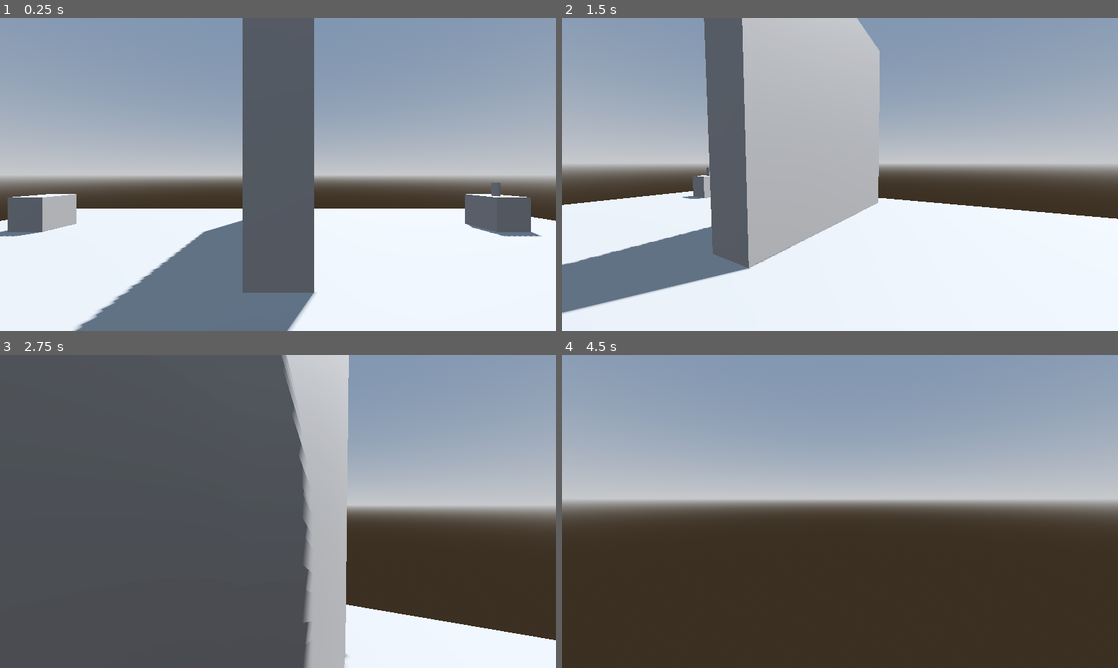
Above: before the commit, frames 1-4 (two rows, left to right).
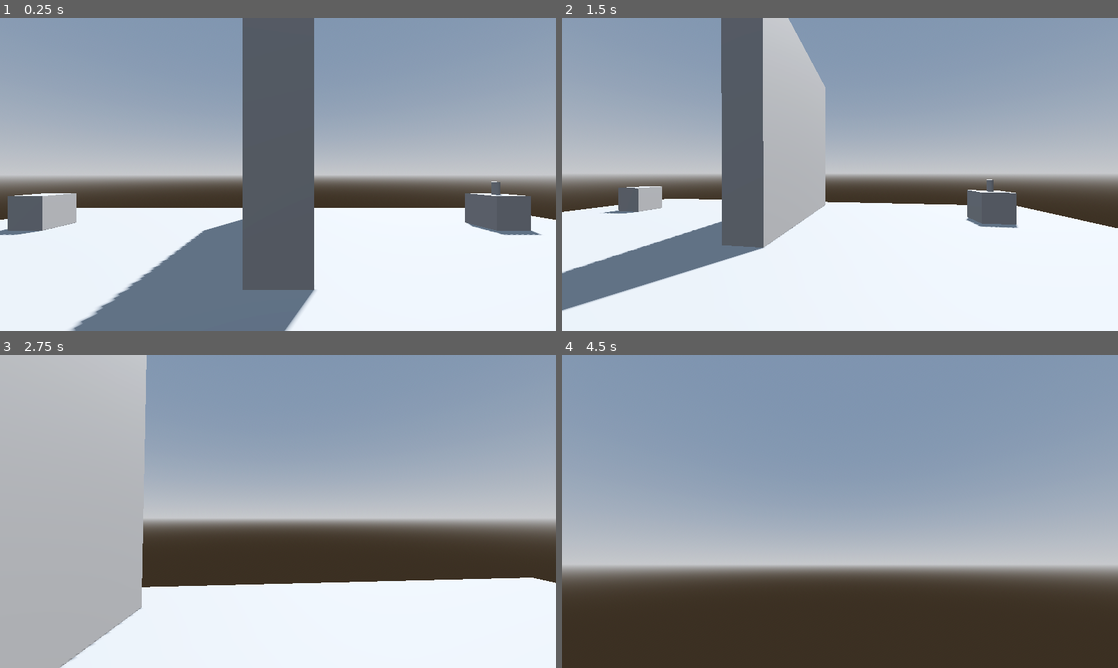
Above: after the commit, the same moments.

Repository: Mendi03/creepy_object_movement
Game: Godot game, scene res://Scenes/3d_level.tscn
Two runs of this game, one before a commit and one after it. Both use one fixed random seed, a clock stepped at 60 frames per second and the inputs below. The project has no main scene, so this scene is started directly.
Inputs (mouse positions are in pixels of both pictures, inside the frame that each line leads up to):
- Up to frame 1 (0.25 s): no input
- Up to frame 2 (1.5 s): tap Enter (ui_accept) at 0.5, 0.77 s; move the mouse to (962, 158) at 0.52 s; hold D (right) 0.53-1.28 s; click (962, 158) at 0.67 s; move the mouse to (812, 174) at 1.27 s; hold W (forward) from 1.28 s (still down)
- Up to frame 3 (2.75 s): keep holding W (forward); tap Enter (ui_accept) at 1.52 s; move the mouse to (289, 505) at 2.02 s
- Up to frame 4 (4.5 s): move the mouse to (834, 517) at 2.77 s; tap Enter (ui_accept) at 3.02, 3.77, 4.25 s; move the mouse to (878, 514) at 3.52 s; tap Escape (ui_cancel) at 4.15 s; move the mouse to (673, 464) at 4.27 s; release W (forward) at 4.28 s; hold A (left) from 4.28 s (still down); click (673, 464) at 4.42 s

The runs differ from the first frame. In frame 1, 1.1% of the frame differs, in the area x 0-100%, y 52-100%; in frame 2, 19%; in frame 3, 69%, in the area x 0-100%, y 0-100%; in frame 4, 42%.

Commit message:
changed player

Diff:
--- a/Scenes/3d_level.tscn
+++ b/Scenes/3d_level.tscn
@@ -74,6 +74,7 @@
 shape = SubResource("ConcavePolygonShape3D_u6086")
 
 [node name="Player" parent="." instance=ExtResource("1_ydf77")]
+transform = Transform3D(1, 0, 0, 0, 1, 0, 0, 0, 1, 0, 1.1, 0)
 
 [node name="MeshInstance3D" type="MeshInstance3D" parent="."]
 transform = Transform3D(1, 0, 0, 0, 6, 0, 0, 0, 6, 0, 3, -5.863)
--- a/Scenes/cool_can.gd
+++ b/Scenes/cool_can.gd
@@ -13,6 +13,7 @@
 func _ready():
 	for r in Occlusion_Check_Rays_Parent.get_children():
 		if r is RayCast3D:
+			#r.add_exception(target_player)
 			_occlusion_check_rays.append(r)
 
 
@@ -40,7 +41,6 @@
 	if not viewed:
 		return viewed
 
-	return viewed
 	'''
 	var colliding_rays = 0
 
@@ -54,6 +54,5 @@
 	# if all raycasts are colliding, the statue is hidden by an obstacle
 	if colliding_rays >= _occlusion_check_rays.size():
 		viewed = false
-
+	'''
 	return viewed
-'''
--- a/Scenes/player.tscn
+++ b/Scenes/player.tscn
@@ -2,22 +2,20 @@
 
 [ext_resource type="Script" path="res://Scripts/Player.gd" id="1_q4on5"]
 
-[sub_resource type="CapsuleMesh" id="CapsuleMesh_8n12r"]
-
 [sub_resource type="ConvexPolygonShape3D" id="ConvexPolygonShape3D_v1vj0"]
 points = PackedVector3Array(-0.125207, -0.532801, -0.480507, 0.0227831, 0.47607, 0.498884, 0.169713, 0.559144, 0.464172 …(924 unchanged characters)…
+
+[sub_resource type="CapsuleMesh" id="CapsuleMesh_ll8nx"]
 
 [node name="Player" type="CharacterBody3D"]
 transform = Transform3D(1, 0, 0, 0, 1, 0, 0, 0, 1, 0, 1.34124, 0)
 script = ExtResource("1_q4on5")
 
-[node name="MeshInstance3D" type="MeshInstance3D" parent="."]
-mesh = SubResource("CapsuleMesh_8n12r")
-
 [node name="CollisionShape3D" type="CollisionShape3D" parent="."]
 shape = SubResource("ConvexPolygonShape3D_v1vj0")
 
-[node name="Neck" type="Node3D" parent="."]
+[node name="Camera3D" type="Camera3D" parent="."]
 transform = Transform3D(1, 0, 0, 0, 1, 0, 0, 0, 1, 0, 0.643216, 0)
 
-[node name="Camera3D" type="Camera3D" parent="Neck"]
+[node name="MeshInstance3D" type="MeshInstance3D" parent="."]
+mesh = SubResource("CapsuleMesh_ll8nx")
--- a/Scripts/Player.gd
+++ b/Scripts/Player.gd
@@ -6,20 +6,13 @@
 
 # Get the gravity from the project settings to be synced with RigidBody nodes.
 var gravity = ProjectSettings.get_setting("physics/3d/default_gravity")
-@onready var neck := $Neck
-@onready var camera := $Neck/Camera3D
 
-func _unhandled_input(event):
-	if event is InputEventMouseButton:
-		Input.set_mouse_mode(Input.MOUSE_MODE_CAPTURED)
-	elif event.is_action_pressed("ui_cancel"):
-		Input.set_mouse_mode(Input.MOUSE_MODE_VISIBLE)
-	if Input.get_mouse_mode() == Input.MOUSE_MODE_CAPTURED:
-		if event is InputEventMouseMotion:
-			neck.rotate_y(-event.relative.x * 0.001)
-			camera.rotate_x(-event.relative.y * 0.001)
-			camera.rotation.x = clamp(camera.rotation.x, deg_to_rad(-80), deg_to_rad(80))
+@onready var mouse_sensitivity = 0.15 / (get_viewport().get_visible_rect().size.x/1152.0)
+@onready var cam = $Camera3D
 
+
+func _ready():
+	Input.mouse_mode = Input.MOUSE_MODE_CAPTURED
 
 
 func _physics_process(delta):
@@ -32,9 +25,8 @@
 		velocity.y = JUMP_VELOCITY
 
 	# Get the input direction and handle the movement/deceleration.
-	# As good practice, you should replace UI actions with custom gameplay actions.
 	var input_dir = Input.get_vector("left", "right", "forward", "back")
-	var direction = (neck.transform.basis * Vector3(input_dir.x, 0, input_dir.y)).normalized()
+	var direction = (transform.basis * Vector3(input_dir.x, 0, input_dir.y)).normalized()
 	if direction:
 		velocity.x = direction.x * SPEED
 		velocity.z = direction.z * SPEED
@@ -43,3 +35,12 @@
 		velocity.z = move_toward(velocity.z, 0, SPEED)
 
 	move_and_slide()
+
+
+func _input(event):
+	if event is InputEventMouseMotion:
+		rotation_degrees.y += event.relative.x * -mouse_sensitivity
+		cam.rotation_degrees.x += event.relative.y * -mouse_sensitivity
+		cam.rotation_degrees.x = clamp(cam.rotation_degrees.x, -90, 90)
+	elif event.is_action_pressed("ui_cancel"):
+		Input.set_mouse_mode(Input.MOUSE_MODE_VISIBLE)
